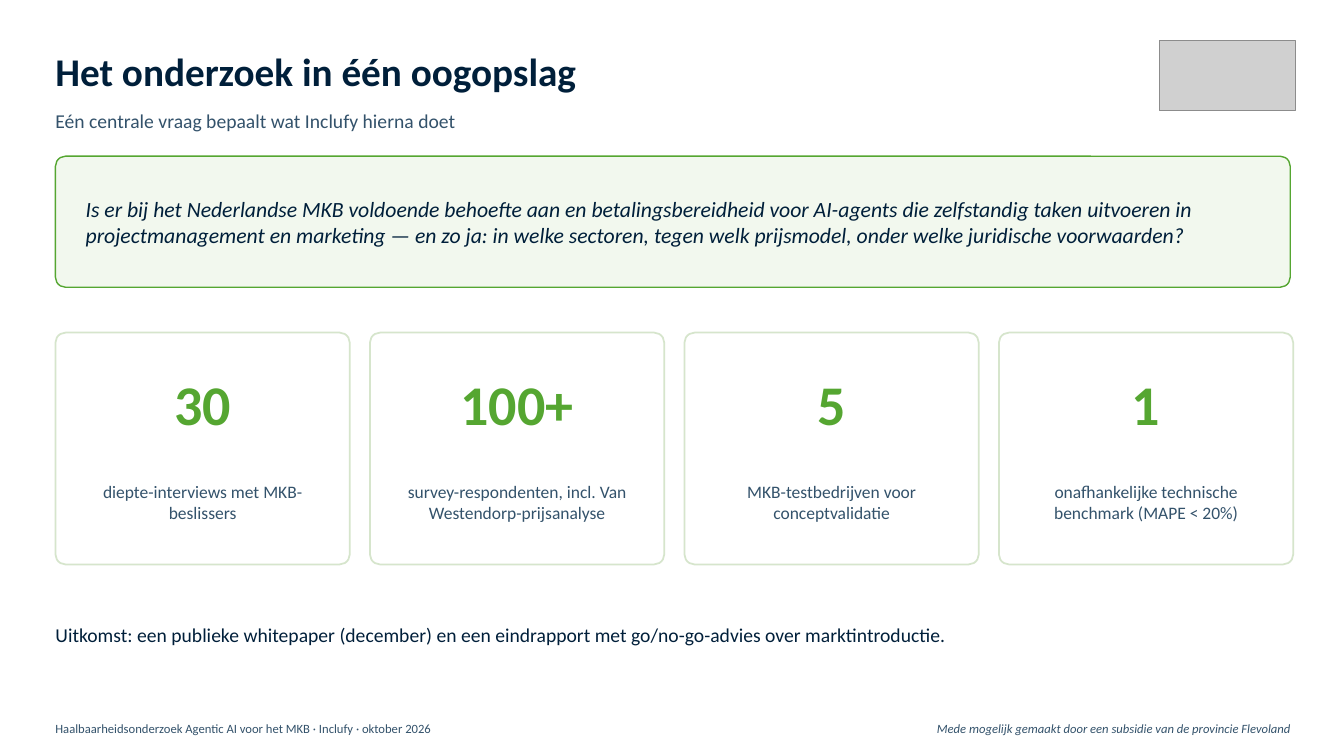
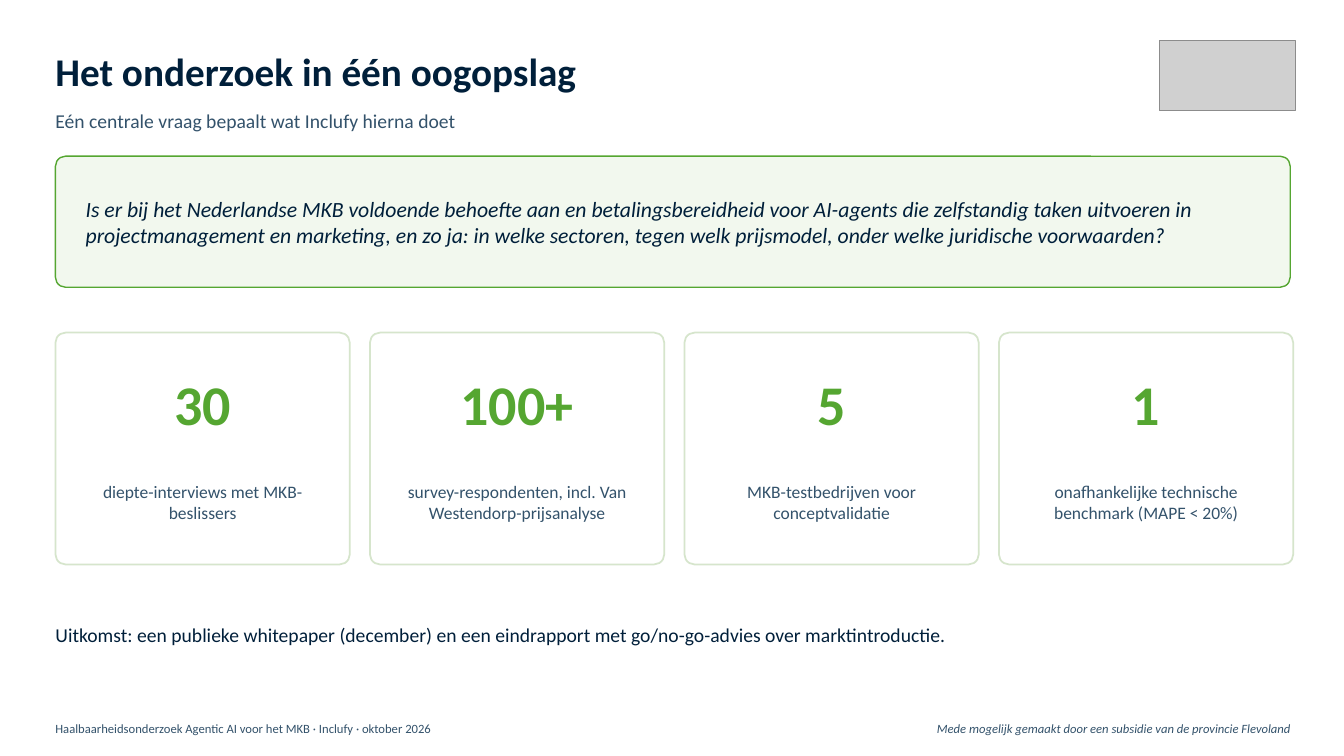
Before and after one commit to Inclufy/legal, a slide deck: slide 2 of MIT-28436/communicatie/Onderzoekssamenvatting_AgenticAI_Inclufy.pptx. Drawn at 1344x756 pixels with LibreOffice and Linux fonts; fonts in the diff are those of the drawing; grey boxes stand for pictures. Boxes give left, top, right and bottom in pixels: in the first picture for what was removed or moved away, otherwise in the second. Text is boxed around its words. In the diff, an @@ line names an element or a change of style, - is before the commit and + after.

```diff
--- a/MIT-28436/communicatie/Onderzoekssamenvatting_AgenticAI_Inclufy.pptx
+++ b/MIT-28436/communicatie/Onderzoekssamenvatting_AgenticAI_Inclufy.pptx
@@ text at [86,202,1191,247]: text changed @@
-Is er bij het Nederlandse MKB voldoende behoefte aan en betalingsbereidheid voor AI-agents die zelfstandig taken uitvoeren in projectmanagement en marketing — en zo ja: in welke sectoren, tegen welk prijsmodel, onder welke juridische voorwaarden?
+Is er bij het Nederlandse MKB voldoende behoefte aan en betalingsbereidheid voor AI-agents die zelfstandig taken uitvoeren in projectmanagement en marketing, en zo ja: in welke sectoren, tegen welk prijsmodel, onder welke juridische voorwaarden?
```
Also in this commit, not shown: 4 other slides changed, 1 other file.
